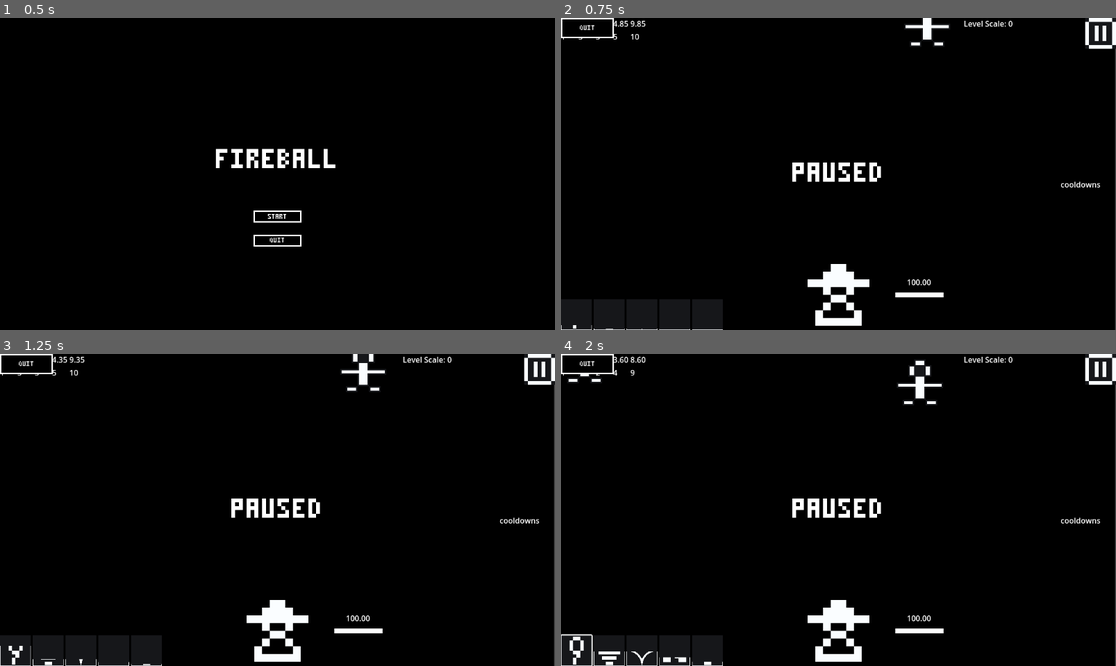
Above: before the commit, frames 1-4 (two rows, left to right).
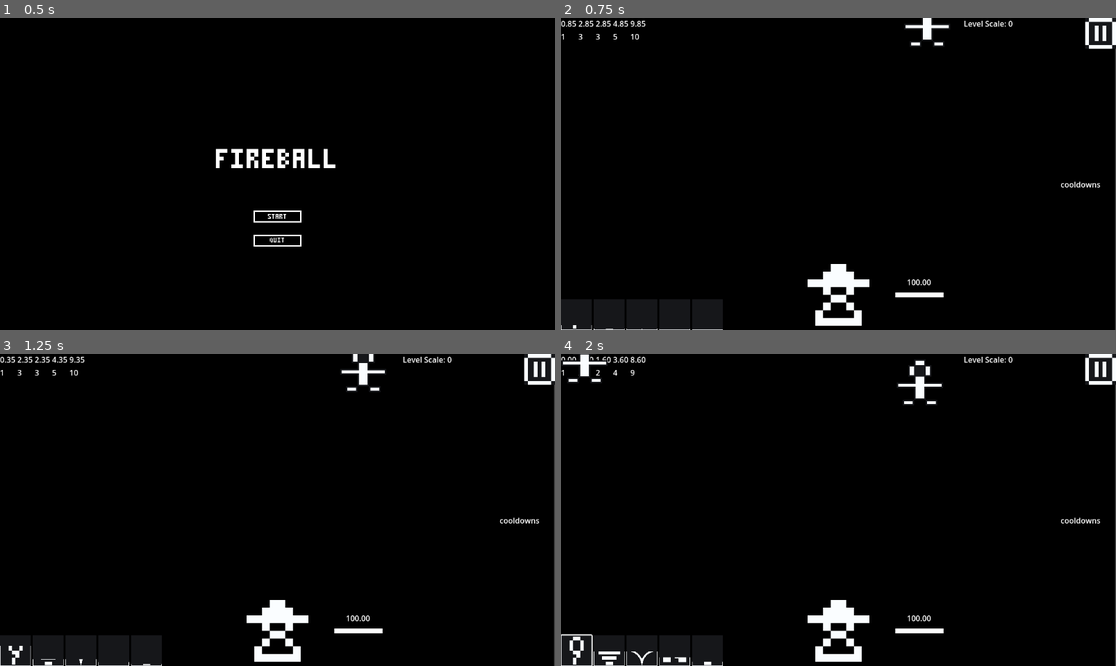
Above: after the commit, the same moments.

Repository: ThomasApplewhite/FIREBALL-Prototype
Game: Godot game, scene res://Source/GameScenes/MainMenu.tscn
Same seed, same stepped clock (60 frames per second), same inputs: the game is played once before the commit and once after it.
Inputs (mouse positions are in pixels of both pictures, inside the frame that each line leads up to):
- Up to frame 1 (0.5 s): no input
- Up to frame 2 (0.75 s): click "[center]START[/center]" at 0.5 s
- Up to frame 3 (1.25 s): no input
- Up to frame 4 (2 s): click (577, 650) at 1.27 s

Frame 1 is identical in both runs. In frame 2, 0.8% of the frame differs, in the area x 0-58%, y 0-53%; in frame 3, 0.8%; in frame 4, 1.0%.

Commit message:
Layout changes from Build Test

Diff:
--- a/Source/Functionality/game_state.tscn
+++ b/Source/Functionality/game_state.tscn
@@ -1,10 +1,11 @@
-[gd_scene load_steps=6 format=3 uid="uid://s8b4ffkpnc15"]
+[gd_scene load_steps=7 format=3 uid="uid://s8b4ffkpnc15"]
 
 [ext_resource type="Script" path="res://Source/Functionality/game_state.gd" id="1_4xlq6"]
 [ext_resource type="PackedScene" uid="uid://b4utuabq3jous" path="res://Source/Functionality/damage_dealer.tscn" id="2_428ch"]
 [ext_resource type="Theme" uid="uid://c1ldb3mtl66yf" path="res://Assets/Themes/ui_blackwhite_theme.tres" id="3_6or6t"]
 [ext_resource type="PackedScene" uid="uid://dlvsikmfvgk5j" path="res://Source/Functionality/player_buff_counter.tscn" id="3_hx8nk"]
 [ext_resource type="Resource" uid="uid://bokm70bni8dnh" path="res://Assets/GameplaySettings/default_buff_data.tres" id="4_apscd"]
+[ext_resource type="StyleBox" uid="uid://cfqwc076o2m3u" path="res://Assets/Themes/StyleBoxes/black_with_white_border_styleflat.tres" id="4_sjgwa"]
 
 [node name="GameState" type="Node" node_paths=PackedStringArray("buff_buttons")]
 script = ExtResource("1_4xlq6")
@@ -131,6 +132,7 @@
 grow_horizontal = 2
 grow_vertical = 2
 theme = ExtResource("3_6or6t")
+theme_override_styles/normal = ExtResource("4_sjgwa")
 text = "RETRY"
 
 [node name="DebugControl" type="Control" parent="."]
--- a/Source/UI/pause_menu_control.tscn
+++ b/Source/UI/pause_menu_control.tscn
@@ -24,6 +24,7 @@
 
 [node name="PauseOnlyMenu" type="Control" parent="."]
 process_mode = 2
+visible = false
 layout_mode = 1
 anchors_preset = 15
 anchor_right = 1.0
@@ -53,9 +54,18 @@
 autowrap_mode = 0
 
 [node name="QuitButton" type="Button" parent="PauseOnlyMenu"]
-layout_mode = 0
-offset_right = 110.0
-offset_bottom = 42.0
+layout_mode = 1
+anchors_preset = 8
+anchor_left = 0.5
+anchor_top = 0.5
+anchor_right = 0.5
+anchor_bottom = 0.5
+offset_left = -55.0
+offset_top = 79.0
+offset_right = 55.0
+offset_bottom = 121.0
+grow_horizontal = 2
+grow_vertical = 2
 theme = ExtResource("4_pqeg3")
 theme_override_styles/normal = ExtResource("5_h3le1")
 text = "QUIT"
Not shown, changed: Docs/Home/DevelopmentDocs/FunctionalPlayabilityPolish.txt
